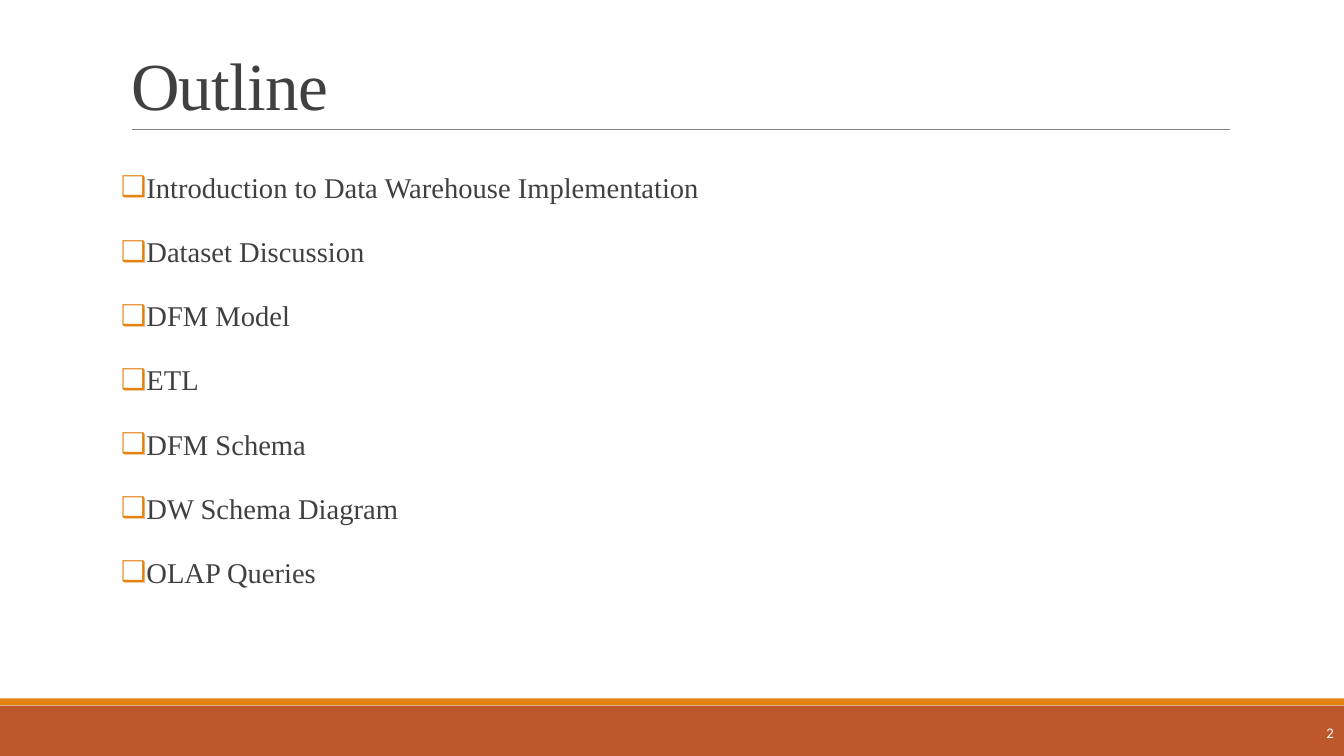
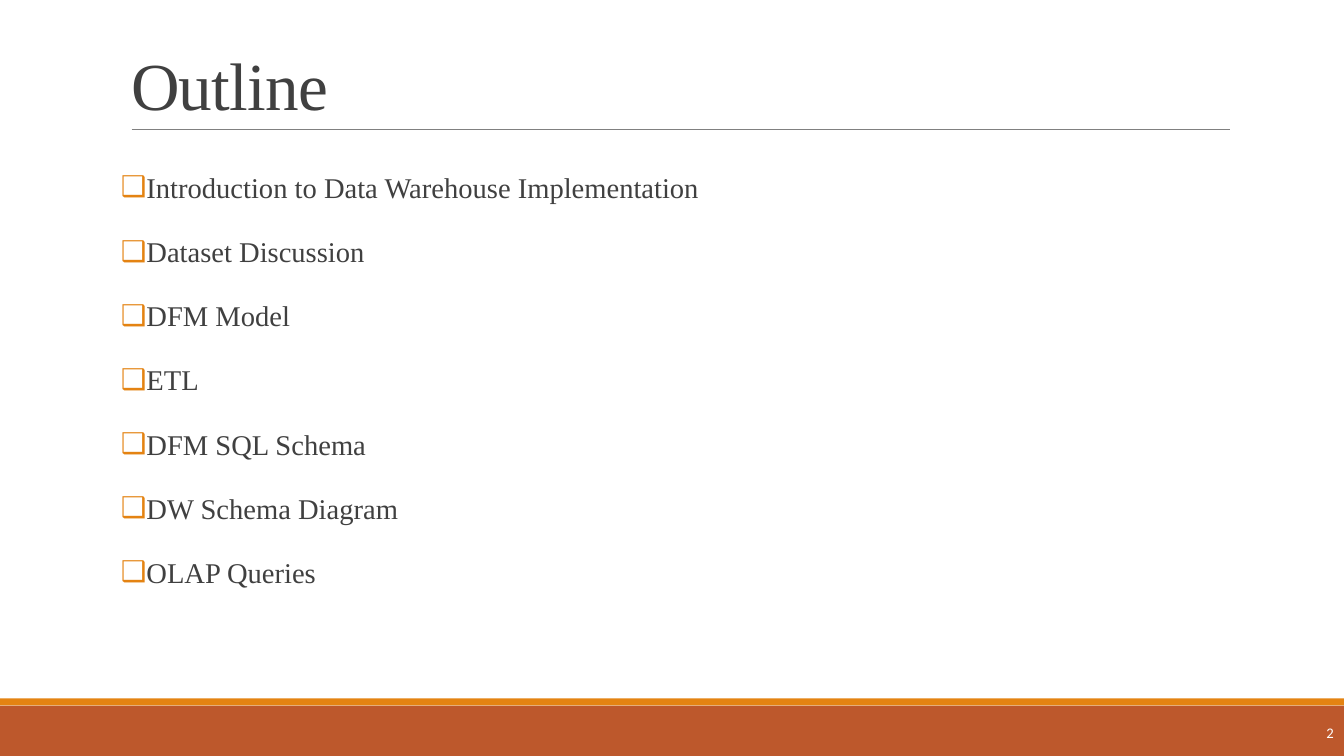
Before and after one commit to najeh-halawani/NBA-Data-Warehouse, a slide deck: slide 2 of Data_Management_Presentation.pptx. Drawn at 1344x756 pixels with LibreOffice and Linux fonts; fonts in the diff are those of the drawing. Boxes give left, top, right and bottom in pixels: in the first picture for what was removed or moved away, otherwise in the second. Text is boxed around its words. In the diff, an @@ line names an element or a change of style, - is before the commit and + after.

Commit message:
update ppt

```diff
--- a/Data_Management_Presentation.pptx
+++ b/Data_Management_Presentation.pptx
@@ text at (146,435,365,460): text changed @@
-❑ DFM Schema
+❑ DFM SQL Schema
```
